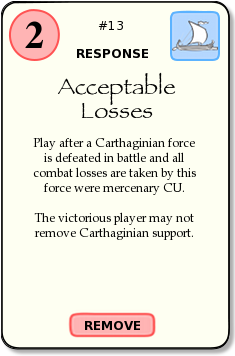
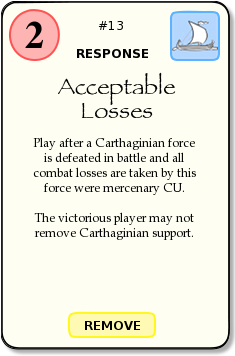
Comparing the layer stacks of the two 235 x 356 images. Changes:
moved "remove" above "text", painted on it over [67,310,156,338]
